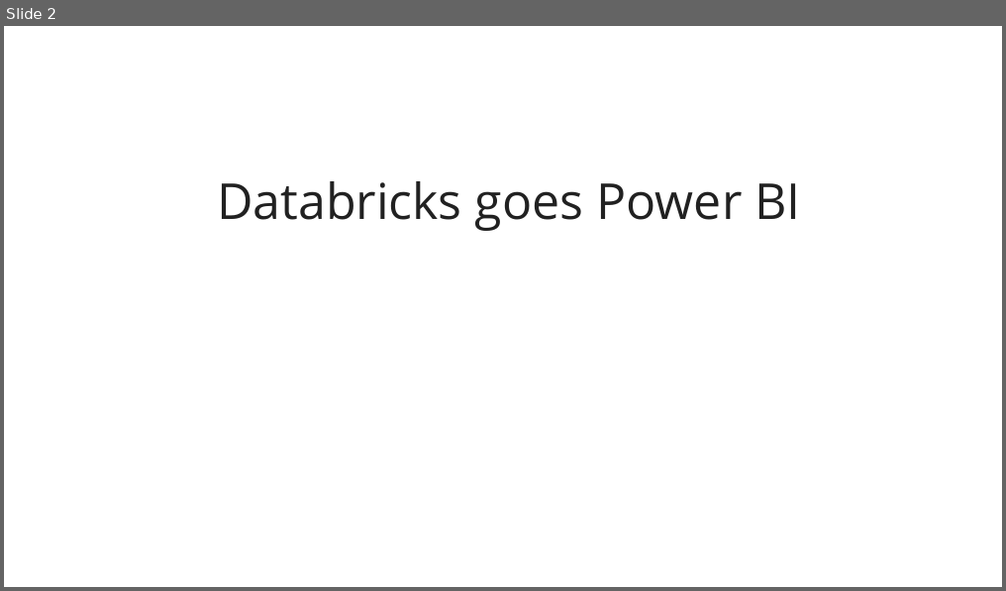
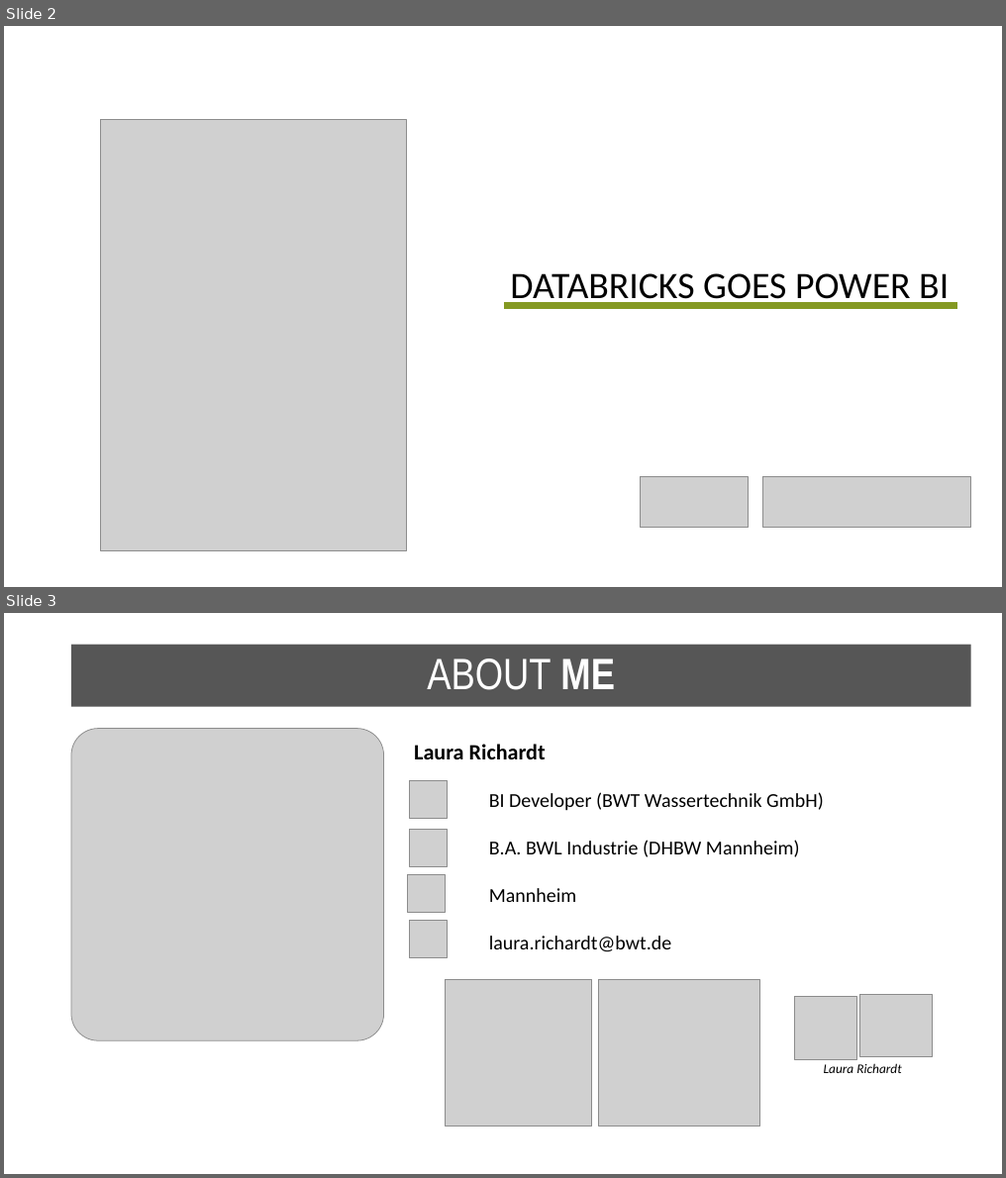
Before and after one commit to net-CDE/presentations, a slide deck: SQLKonferenz2023/mainContent_jul2023.pptx. Shown one above the other, each under a label of ours: slide 2 before the commit, slides 2 and 3 after it. The pictures are 1006x591 and 1006x1178 pixels, drawn with LibreOffice and Linux fonts; fonts in the diff are those of the drawing; grey boxes stand for pictures. Boxes give left, top, right and bottom in pixels: in the first picture for what was removed or moved away, otherwise in the second. Text is boxed around its words. In the diff, an @@ line names an element or a change of style, - is before the commit and + after.

```diff
--- a/SQLKonferenz2023/mainContent_jul2023.pptx
+++ b/SQLKonferenz2023/mainContent_jul2023.pptx
@@ slide 3 added at (x1=4, y1=613, x2=1002, y2=1174), background #FFFFFF @@
@@ title added at (x1=71, y1=645, x2=971, y2=707), fill #565656, 42.3 pt, text #FFFFFF @@
+ABOUT ME
@@ picture added at (x1=71, y1=728, x2=384, y2=1042) @@
@@ text added at (x1=414, y1=744, x2=824, y2=953), 19.1 pt, text #000000 @@
+Laura Richardt
+BI Developer (BWT Wassertechnik GmbH)
+B.A. BWL Industrie (DHBW Mannheim)
+Mannheim
+laura.richardt@bwt.de
@@ picture added at (x1=409, y1=780, x2=447, y2=818) @@
@@ picture added at (x1=409, y1=830, x2=447, y2=866) @@
@@ picture added at (x1=408, y1=875, x2=445, y2=912) @@
@@ picture added at (x1=409, y1=921, x2=447, y2=959) @@
@@ picture added at (x1=445, y1=980, x2=592, y2=1127) @@
@@ picture added at (x1=599, y1=980, x2=760, y2=1127) @@
@@ picture added at (x1=795, y1=997, x2=857, y2=1059) @@
@@ picture added at (x1=860, y1=995, x2=933, y2=1058) @@
@@ text added at (x1=824, y1=1063, x2=901, y2=1073), 12.7 pt, text #000000, italic @@
+Laura Richardt
@@ slide 2 changed as well @@
@@ picture added at (x1=100, y1=120, x2=406, y2=551) @@
@@ text "DATABRICKS GOES POWER BI" at (x1=510, y1=274, x2=948, y2=307): vertical alignment bottom to top @@
@@ text at (x1=510, y1=274, x2=948, y2=307): text changed; size 47.7 to 36 pt; font Open Sans to Calibri; text colour #212121 to #000000 @@
-Databricks goes Power BI
+DATABRICKS GOES POWER BI
@@ line added from (504, 306) to (957, 306), #849922 6 pt @@
@@ picture added at (x1=640, y1=477, x2=748, y2=528) @@
@@ picture added at (x1=763, y1=477, x2=971, y2=528) @@
```
Also in this commit, not shown: 12 other slides changed, 11 other slides added, 7 slides removed, 3 other files.
